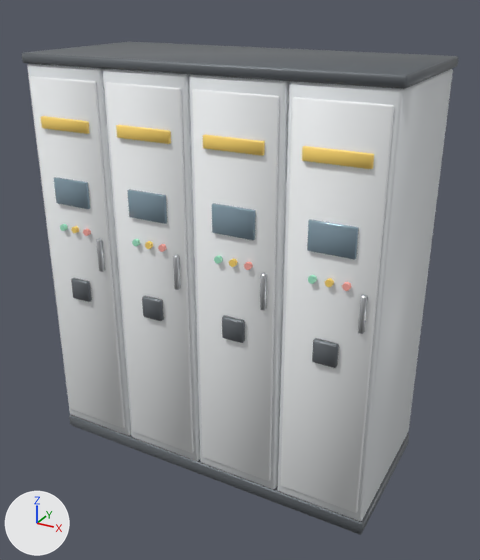
Two versions of the glTF model game/assets/models/made/switchgear.glb, one commit apart.
One viewpoint serves both versions: a 50 mm lens placed at (1.66, -2.96, 2.52), pointed at (0.05, -0.04, 1.06). Lighting does not change. The marker at lower left points along +X, +Y and +Z. The picture after the commit comes second. Vertices at exactly the same position are counted once.

In view in the first picture: 'Body'.
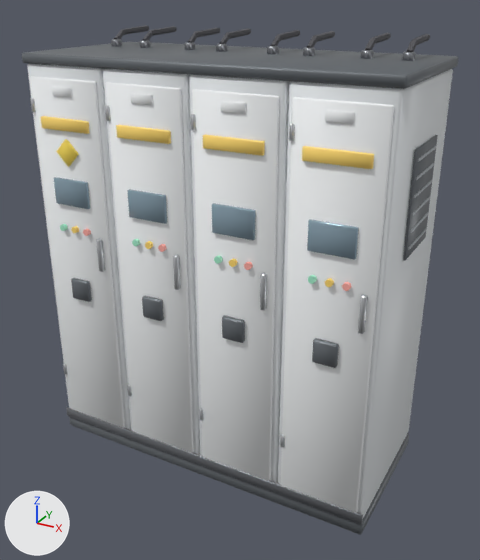
Diff of the bpy script that builds the scene:
```diff
--- a/game/assets/models/made/switchgear.glb.py
+++ b/game/assets/models/made/switchgear.glb.py
@@ me_cube @@
-me_cube.from_pydata(...)  # 1696 vertices, 3240 faces; spans x -0.97..0.97, y -0.46..0.44, z -0.04..2.19
+me_cube.from_pydata(...)  # 4072 vertices, 7780 faces; spans x -0.97..0.98, y -0.46..0.44, z -0.04..2.29
+# me_cube part 1: the loose piece of 56 vertices spanning x 0.49..0.96, y -0.43..0.43, z 0.04..2.14 is copied, and the copy is scaled about its middle by (0.019, 0.416, 0.238), then moved by (0.25, 0.0, 0.53), in mat_paint_dark (grey #656a6f); it spans x 0.96..0.97, y -0.17..0.17, z 1.37..1.87
+# me_cube part 2: the loose piece of 56 vertices spanning x -0.87..-0.57, y -0.45..-0.43, z 1.83..1.89 is copied, and the copy is scaled about its middle by (0.398, 0.375, 0.77), then moved by (0.0, 0.0, 0.16), in mat_paint_white (white #f3f6f7); it spans x -0.78..-0.66, y -0.44, z 2.0..2.04
+# me_cube part 3: the loose piece of 56 vertices spanning x -0.39..-0.09, y -0.45..-0.43, z 1.83..1.89 is copied, and the copy is scaled about its middle by (0.398, 0.375, 0.77), then moved by (0.0, 0.0, 0.16), in mat_paint_white (white #f3f6f7); it spans x -0.3..-0.18, y -0.44, z 2.0..2.04
+# me_cube part 4: the loose piece of 56 vertices spanning x 0.09..0.39, y -0.45..-0.43, z 1.83..1.89 is copied, and the copy is scaled about its middle by (0.398, 0.375, 0.77), then moved by (0.0, 0.0, 0.16), in mat_paint_white (white #f3f6f7); it spans x 0.18..0.3, y -0.44, z 2.0..2.04
+# me_cube part 5: the loose piece of 56 vertices spanning x 0.57..0.87, y -0.45..-0.43, z 1.83..1.89 is copied, and the copy is scaled about its middle by (0.398, 0.375, 0.77), then moved by (0.0, 0.0, 0.16), in mat_paint_white (white #f3f6f7); it spans x 0.66..0.78, y -0.44, z 2.0..2.04
+# me_cube part 6: the loose piece of 56 vertices spanning x -0.96..0.96, y -0.43..0.43, z -0.04..0.04 is copied, and the copy is scaled about its middle by (1, 0.0102, 0.819), then moved by (0.0, -0.43, 0.07), in mat_dark_steel (grey #818489); it spans x -0.96..0.96, y -0.44..-0.42, z 0.04..0.1
+# me_cube part 7: a new loose piece, a box spanning x 0.963..0.977, y -0.15..0.15, z 1.409..1.421, in mat_paint_grey (grey #b3b8bc)
+# me_cube part 8: a new loose piece, a box spanning x 0.963..0.977, y -0.15..0.15, z 1.489..1.501, in mat_paint_grey (grey #b3b8bc)
+# me_cube part 9: a new loose piece, a box spanning x 0.963..0.977, y -0.15..0.15, z 1.569..1.581, in mat_paint_grey (grey #b3b8bc)
+# me_cube part 10: a new loose piece, a box spanning x 0.963..0.977, y -0.15..0.15, z 1.649..1.661, in mat_paint_grey (grey #b3b8bc)
+# me_cube part 11: a new loose piece, a box spanning x 0.963..0.977, y -0.15..0.15, z 1.729..1.741, in mat_paint_grey (grey #b3b8bc)
+# me_cube part 12: a new loose piece, a box spanning x 0.963..0.977, y -0.15..0.15, z 1.809..1.821, in mat_paint_grey (grey #b3b8bc)
+# me_cube part 13: the loose piece of 56 vertices spanning x -0.87..-0.57, y -0.45..-0.43, z 1.83..1.89 is copied, and the copy is multiplied about its middle by the matrix ((0.234, 0.0, 1.244), (0.0, 0.625, 0.0), (-0.234, 0.0, 1.244)), then moved by (0.0, 0.0, -0.14), in mat_hazard (yellow #f9dd59); it spans x -0.79..-0.65, y -0.45..-0.44, z 1.65..1.79
+# me_cube part 14: 1264 vertices added at x -0.84..0.84, y 0.1..0.42, z 2.17..2.29
+# me_cube part 15: 168 vertices added at x -0.94..-0.43, y -0.45..-0.43, z 0.36..0.43
+# me_cube part 16: 168 vertices added at x -0.94..-0.43, y -0.45..-0.43, z 1.91..1.98
+# me_cube part 17: 168 vertices added at x 0.02..0.53, y -0.45..-0.43, z 0.36..0.43
+# me_cube part 18: 168 vertices added at x 0.02..0.53, y -0.45..-0.43, z 1.91..1.98
 me_cube.materials.append(mat_paint_dark)
@@ me_cube @@
 me_cube.materials.append(mat_accent_power)
+me_cube.materials.append(mat_dark_steel)  # grey #818489
+me_cube.materials.append(mat_cable_dark)  # dark grey #505055
+me_cube.materials.append(mat_paint_grey)  # grey #b3b8bc
+me_cube.materials.append(mat_hazard)  # yellow #f9dd59
```

Location of each change, [x1, y1, x2, y2] in pixels of the pictures (480 x 560 px):
'Body', reshaped
    before: [22, 42, 458, 535]
    after: [22, 25, 458, 535]
part 1 of me_cube, added
    after: [403, 135, 438, 260]
part 2 of me_cube, added
    after: [52, 86, 72, 97]
part 3 of me_cube, added
    after: [130, 93, 153, 105]
part 4 of me_cube, added
    after: [221, 101, 246, 114]
part 5 of me_cube, added
    after: [325, 110, 355, 124]
part 6 of me_cube, added
    after: [66, 407, 363, 525]
part 7 of me_cube, added
    after: [408, 228, 427, 250]
part 8 of me_cube, added
    after: [410, 212, 429, 233]
part 9 of me_cube, added
    after: [412, 196, 430, 216]
part 10 of me_cube, added
    after: [414, 180, 432, 198]
part 11 of me_cube, added
    after: [416, 163, 434, 180]
part 12 of me_cube, added
    after: [418, 146, 436, 162]
part 13 of me_cube, added
    after: [56, 139, 79, 167]
part 14 of me_cube, added
    after: [111, 25, 430, 61]
part 15 of me_cube, added
    after: [63, 363, 131, 396]
part 16 of me_cube, added
    after: [30, 98, 110, 121]
part 17 of me_cube, added
    after: [199, 408, 284, 447]
part 18 of me_cube, added
    after: [191, 114, 295, 141]
